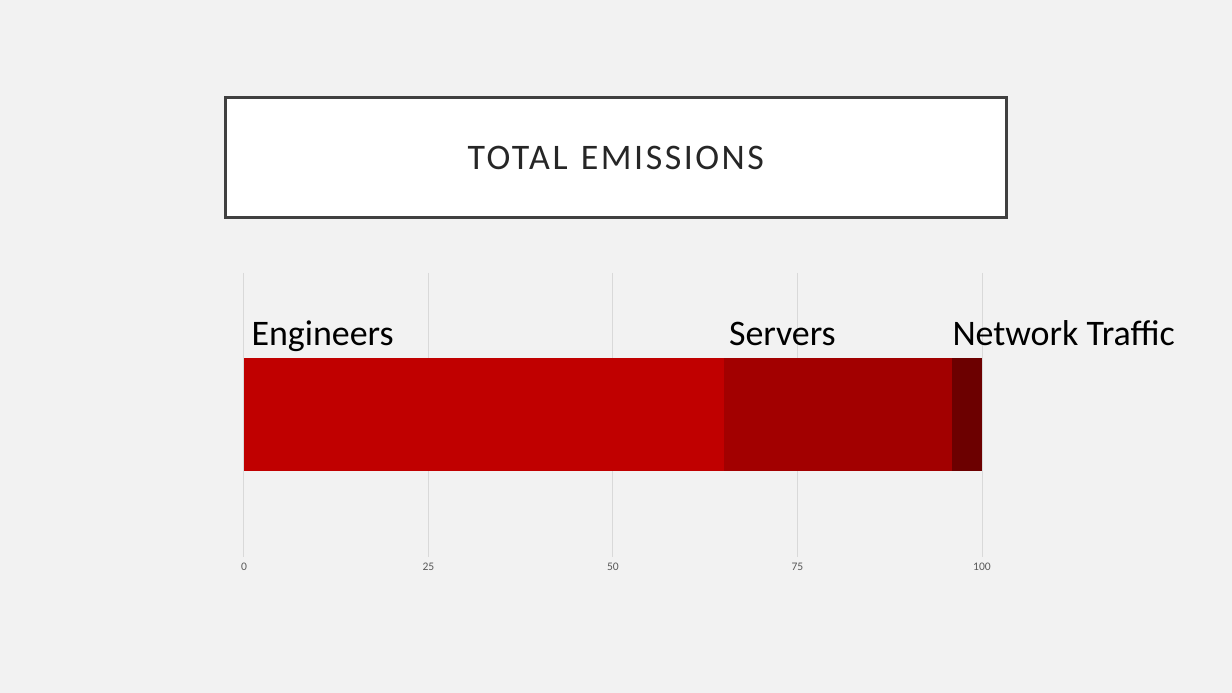
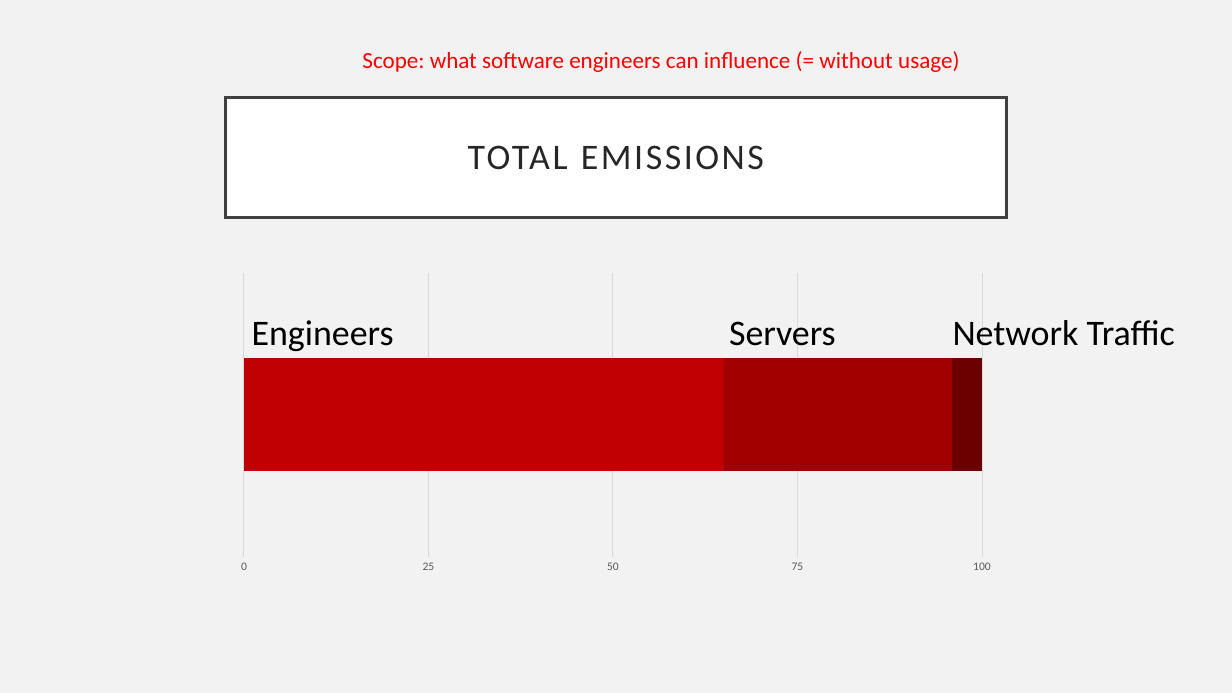
Before and after one commit to abeggchr/environmental-impact-estimator, a slide deck: slide 14 of talks/2023-11-23-zuehlke-architecture-day.pptx (slide 8 before the commit). Drawn at 1232x693 pixels with LibreOffice and Linux fonts; fonts in the diff are those of the drawing. Boxes give left, top, right and bottom in pixels: in the first picture for what was removed or moved away, otherwise in the second. Text is boxed around its words. In the diff, an @@ line names an element or a change of style, - is before the commit and + after.

```diff
--- a/talks/2023-11-23-zuehlke-architecture-day.pptx
+++ b/talks/2023-11-23-zuehlke-architecture-day.pptx
@@ text added at (x1=362, y1=51, x2=959, y2=72), 18 pt, text #FF0000 @@
+Scope: what software engineers can influence (= without usage)
```
Also in this commit, not shown: 2 other slides changed, 6 slides added, 1 other file.
